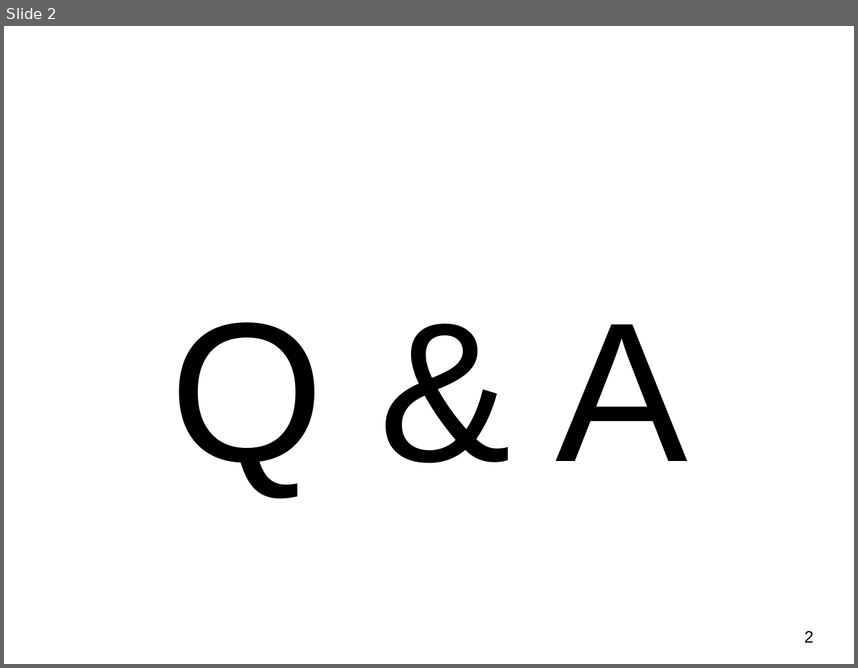
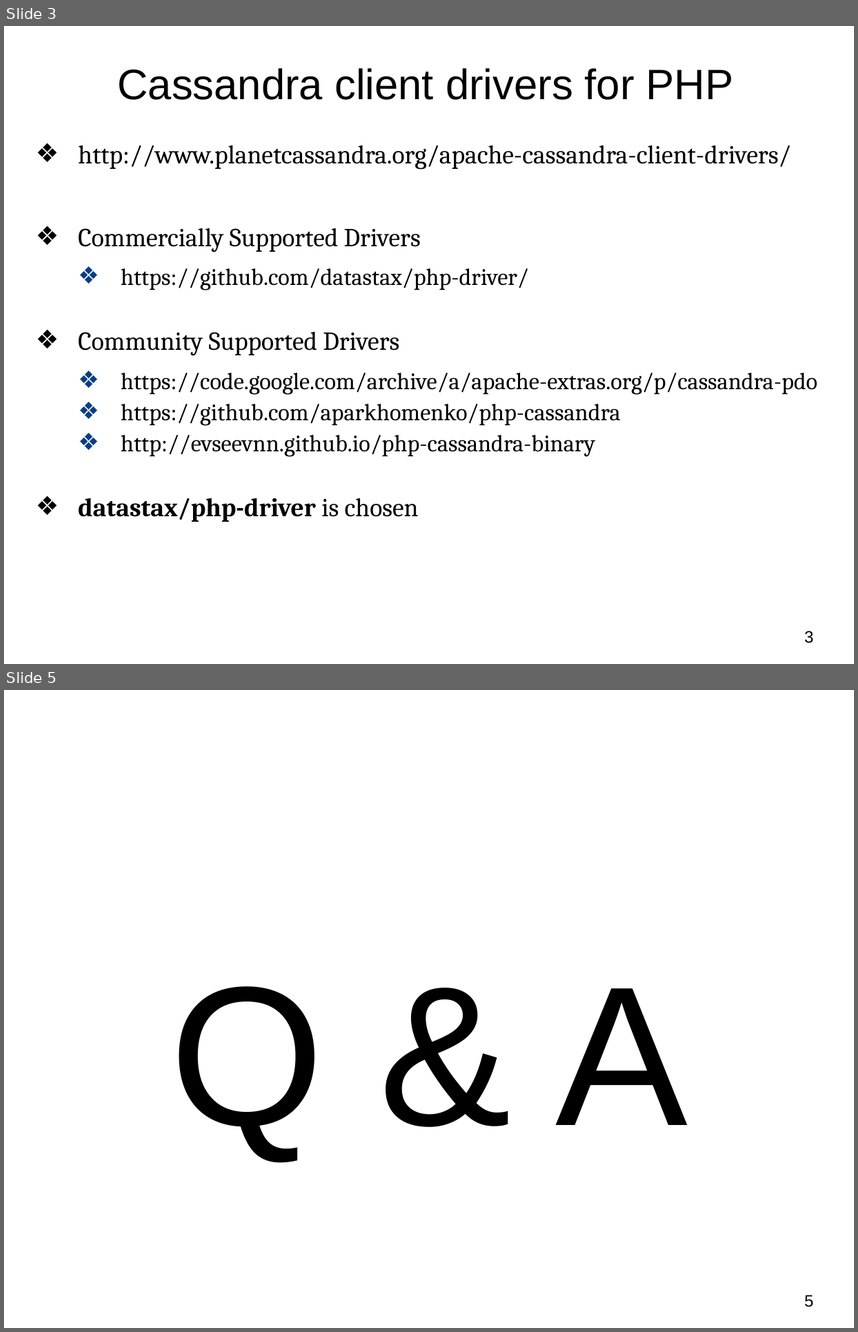
Before and after one commit to sonvq-qsoftvn/hocvalam-project, a slide deck: PHP Server side report week 1.ppt. Shown one above the other, each under a label of ours: slide 2 before the commit, slides 3 and 5 after it; the slides between them are not shown. The pictures are 858x668 and 858x1332 pixels, drawn with LibreOffice and Linux fonts; fonts in the diff are those of the drawing; background and template pictures are left out. Boxes give left, top, right and bottom in pixels: in the first picture for what was removed or moved away, otherwise in the second. Text is boxed around its words. In the diff, an @@ line names an element or a change of style, - is before the commit and + after.

```diff
--- a/PHP Server side report week 1.ppt
+++ b/PHP Server side report week 1.ppt
@@ slide 3 added at bbox=[4, 26, 854, 664], background #FFFFFF @@
@@ text added at bbox=[117, 68, 734, 100], 36 pt, text #000000 @@
+Cassandra client drivers for PHP
@@ text added at bbox=[78, 145, 818, 521], 20 pt, text #000000 @@
+❖ http://www.planetcassandra.org/apache-cassandra-client-drivers/
+❖ Commercially Supported Drivers
+  ❖ https://github.com/datastax/php-driver/
+❖ Community Supported Drivers
+  ❖ https://code.google.com/archive/a/apache-extras.org/p/cassandra-pdo
+  ❖ https://github.com/aparkhomenko/php-cassandra
+  ❖ http://evseevnn.github.io/php-cassandra-binary
+❖ datastax/php-driver is chosen
@@ page number added at bbox=[804, 630, 813, 643], 14 pt, text #000000 @@
+3
@@ what was slide 2 is now slide 5 @@
@@ page number at bbox=[804, 1294, 813, 1307]: text changed @@
-2
+5
```
Also in this commit, not shown: 1 slide changed, 2 other slides added.
